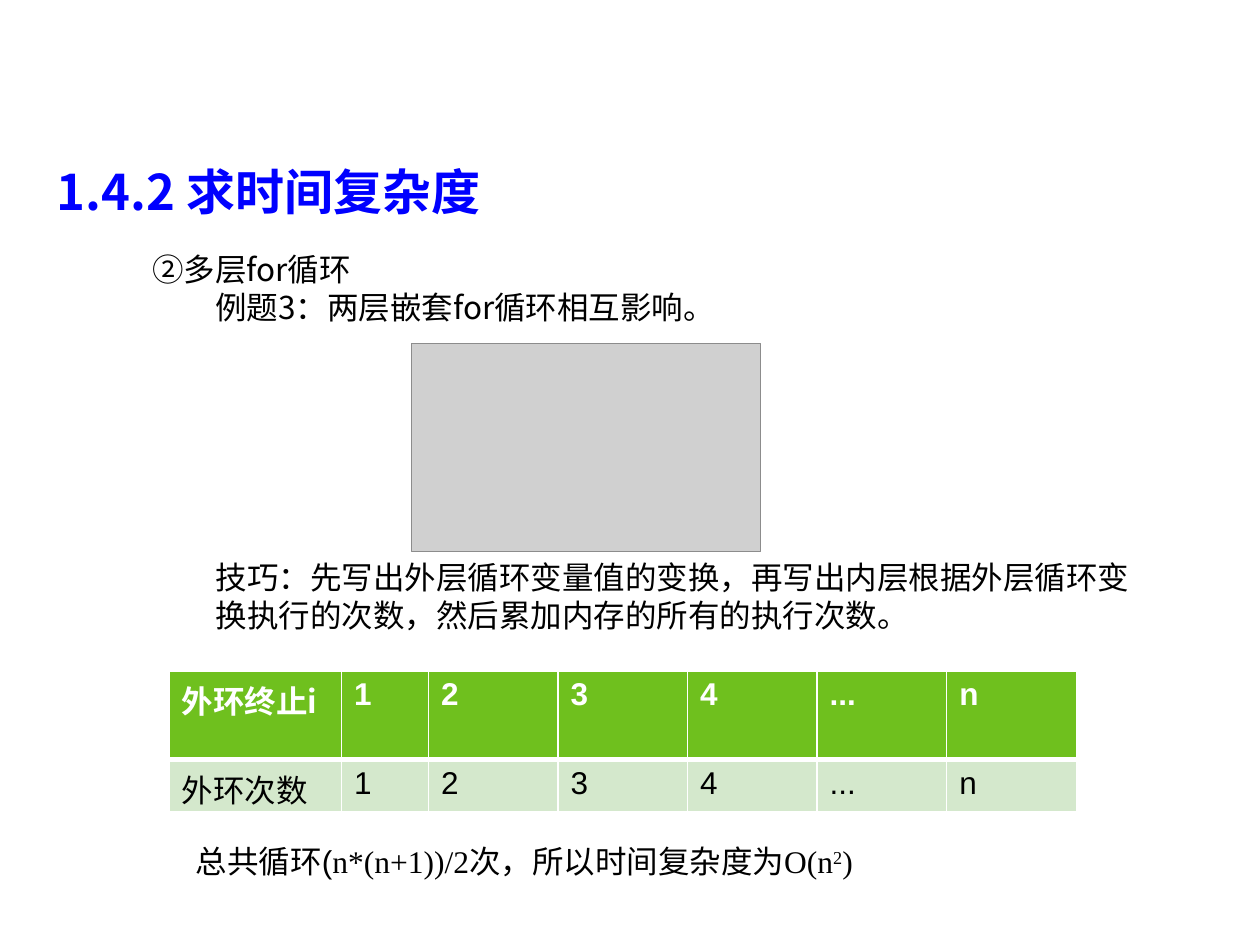
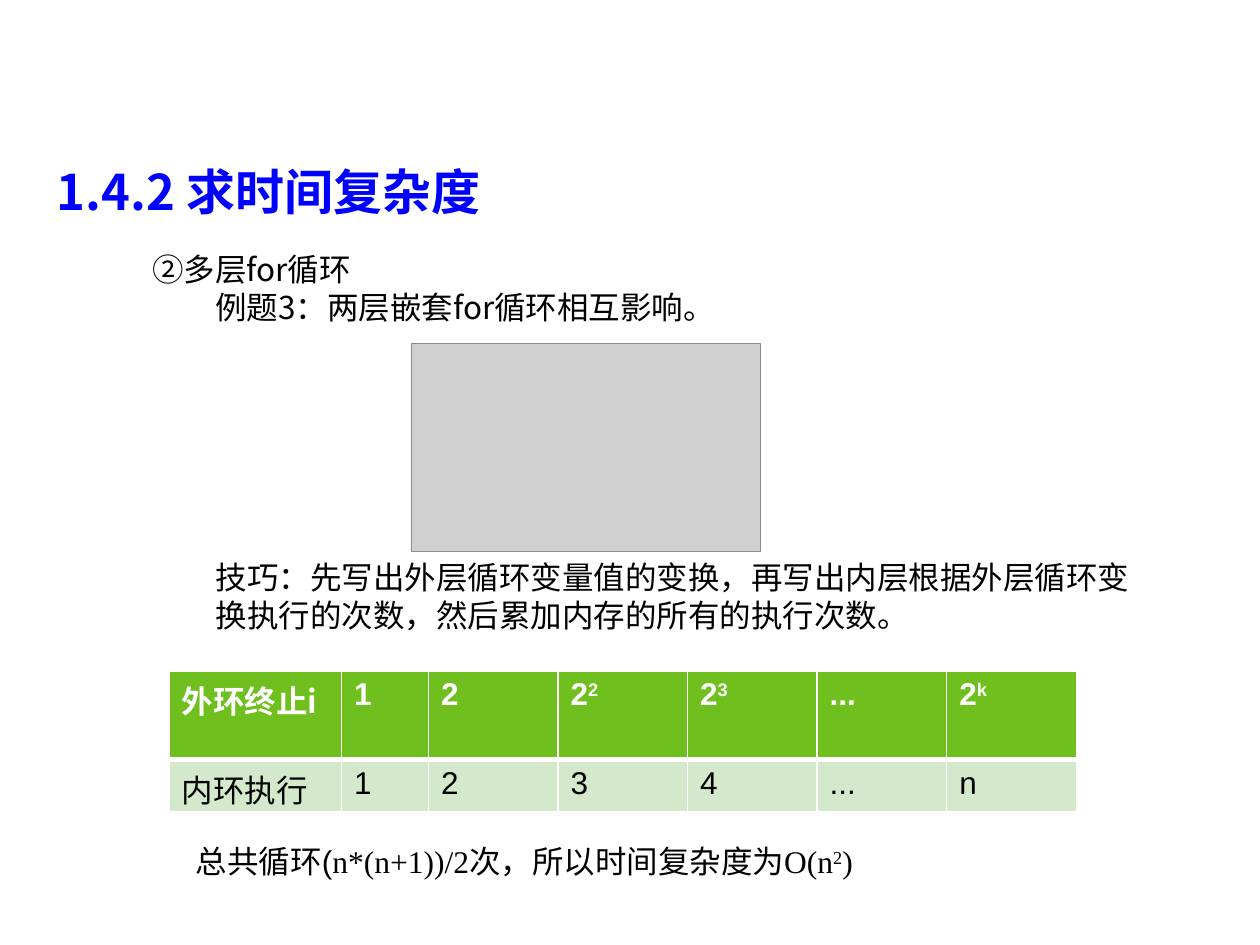
Before and after one commit to liutongling/DP, a slide deck: slide 21 of file/第1章 概论.pptx. Drawn at 1260x945 pixels with LibreOffice and Linux fonts; fonts in the diff are those of the drawing; grey boxes stand for pictures; background and template pictures are left out. Boxes give left, top, right and bottom in pixels: in the first picture for what was removed or moved away, otherwise in the second. Text is boxed around its words. In the diff, an @@ line names an element or a change of style, - is before the commit and + after.

Commit message:
修改一些问题！2025.9.9

```diff
--- a/file/第1章 概论.pptx
+++ b/file/第1章 概论.pptx
@@ table at <box>169,672,1077,813</box> @@
-row 1: 外环终止i | 1 | 2 | 3 | 4 | ... | n
+row 1: 外环终止i | 1 | 2 | 22 | 23 | ... | 2k
-row 2, column 1: 外环次数
+row 2, column 1: 内环执行
```
Also in this commit, not shown: 2 other slides changed.
